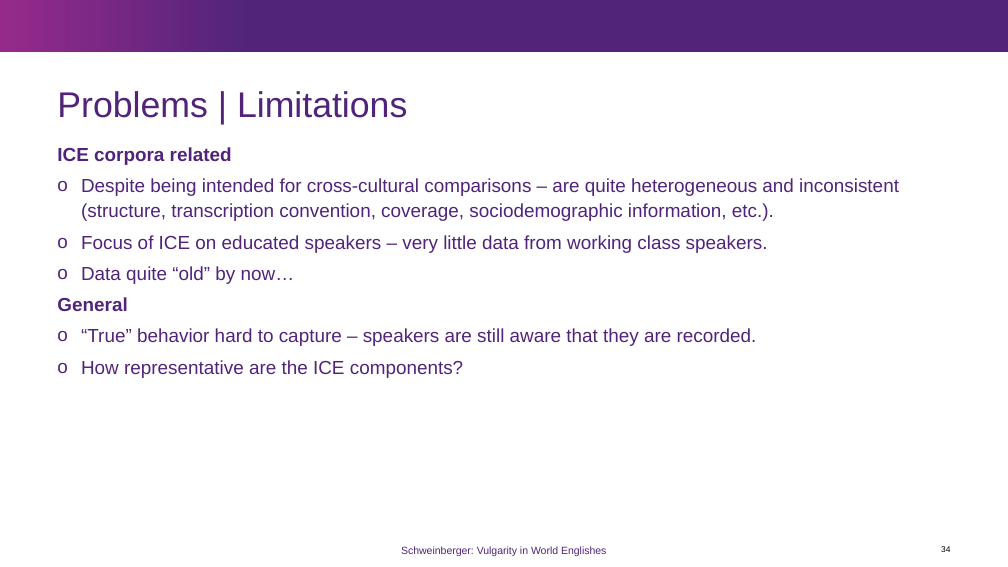
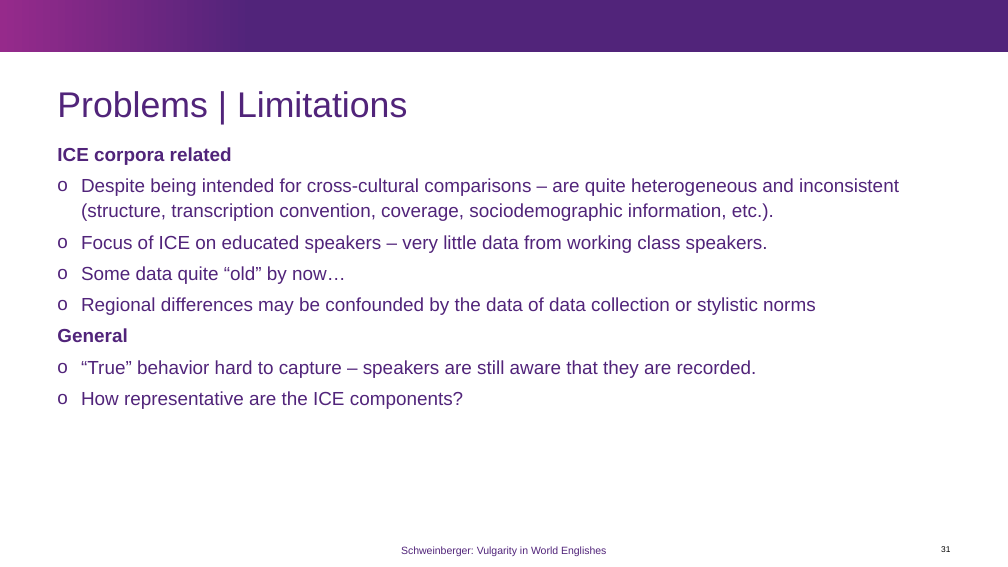
Before and after one commit to MartinSchweinberger/slides, a slide deck: slide 31 of LMU_Schweinberger_VulgarityInWorldEnglishes.pptx (slide 34 before the commit). Drawn at 1008x567 pixels with LibreOffice and Linux fonts; fonts in the diff are those of the drawing; background and template pictures are left out. Boxes give left, top, right and bottom in pixels: in the first picture for what was removed or moved away, otherwise in the second. Text is boxed around its words. In the diff, an @@ line names an element or a change of style, - is before the commit and + after.

```diff
--- a/LMU_Schweinberger_VulgarityInWorldEnglishes.pptx
+++ b/LMU_Schweinberger_VulgarityInWorldEnglishes.pptx
@@ text at (81,266,816,315): text changed @@
-o Data quite “old” by now…
+o Some data quite “old” by now…
+o Regional differences may be confounded by the data of data collection or stylistic norms
```
Also in this commit, not shown: 5 other slides changed, 10 slides removed.
